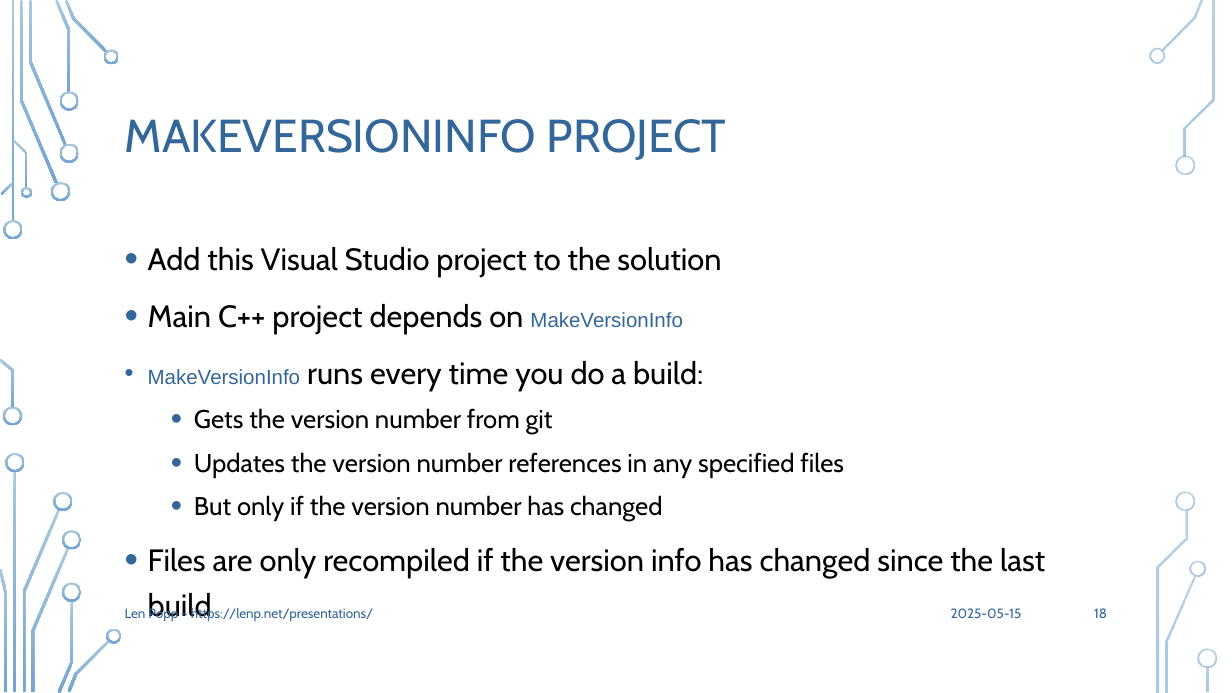
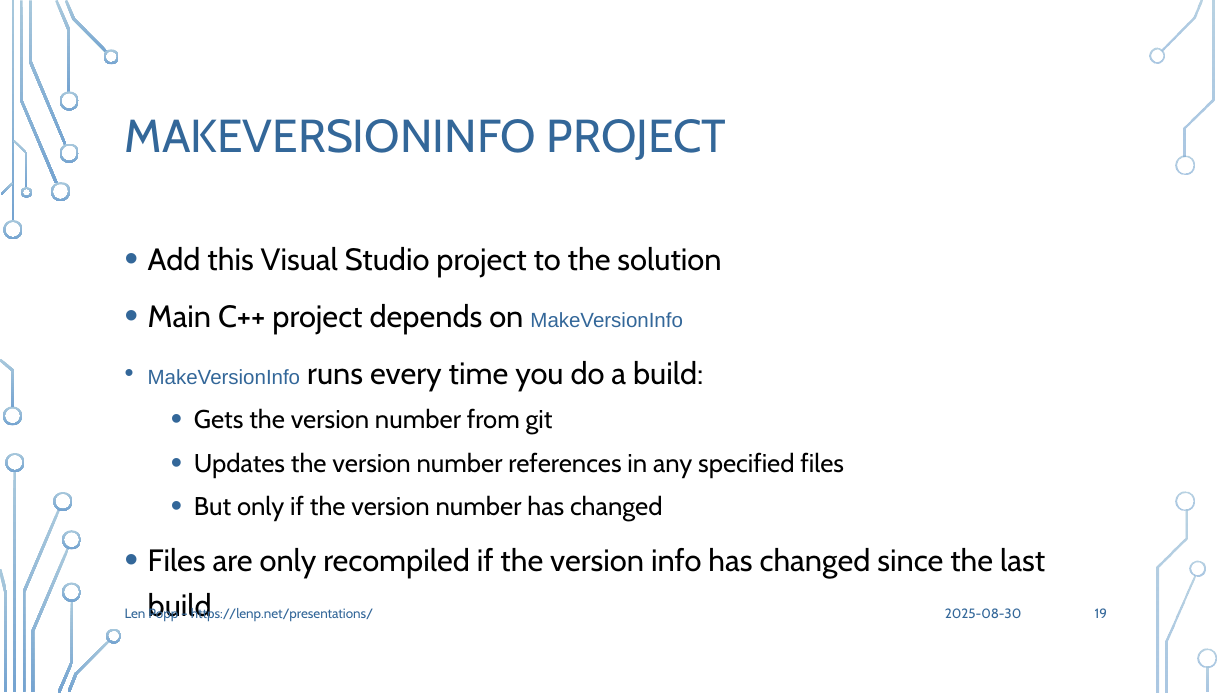
Before and after one commit to Len42/presentations, a slide deck: slide 19 of MakeVersionInfo/MakeVersionInfo.pptx (slide 18 before the commit). Drawn at 1232x693 pixels with LibreOffice and Linux fonts; fonts in the diff are those of the drawing; background and template pictures are left out. Boxes give left, top, right and bottom in pixels: in the first picture for what was removed or moved away, otherwise in the second. Text is boxed around its words. In the diff, an @@ line names an element or a change of style, - is before the commit and + after.

```diff
--- a/MakeVersionInfo/MakeVersionInfo.pptx
+++ b/MakeVersionInfo/MakeVersionInfo.pptx
@@ text at [945, 608, 1022, 618]: text changed @@
-2025-05-15
+2025-08-30
@@ page number at [1095, 608, 1107, 618]: text changed @@
-18
+19
```
Also in this commit, not shown: 26 other slides changed, 2 slides added, 5 other files.
